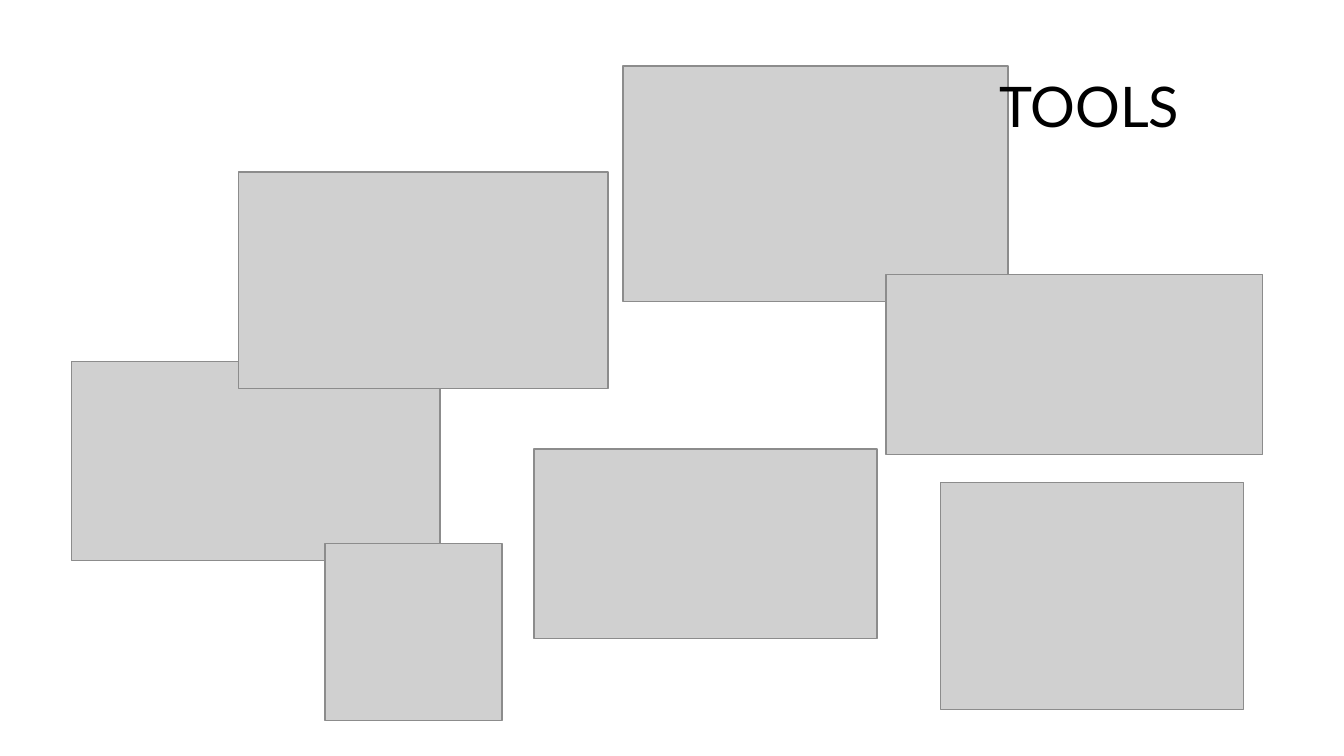
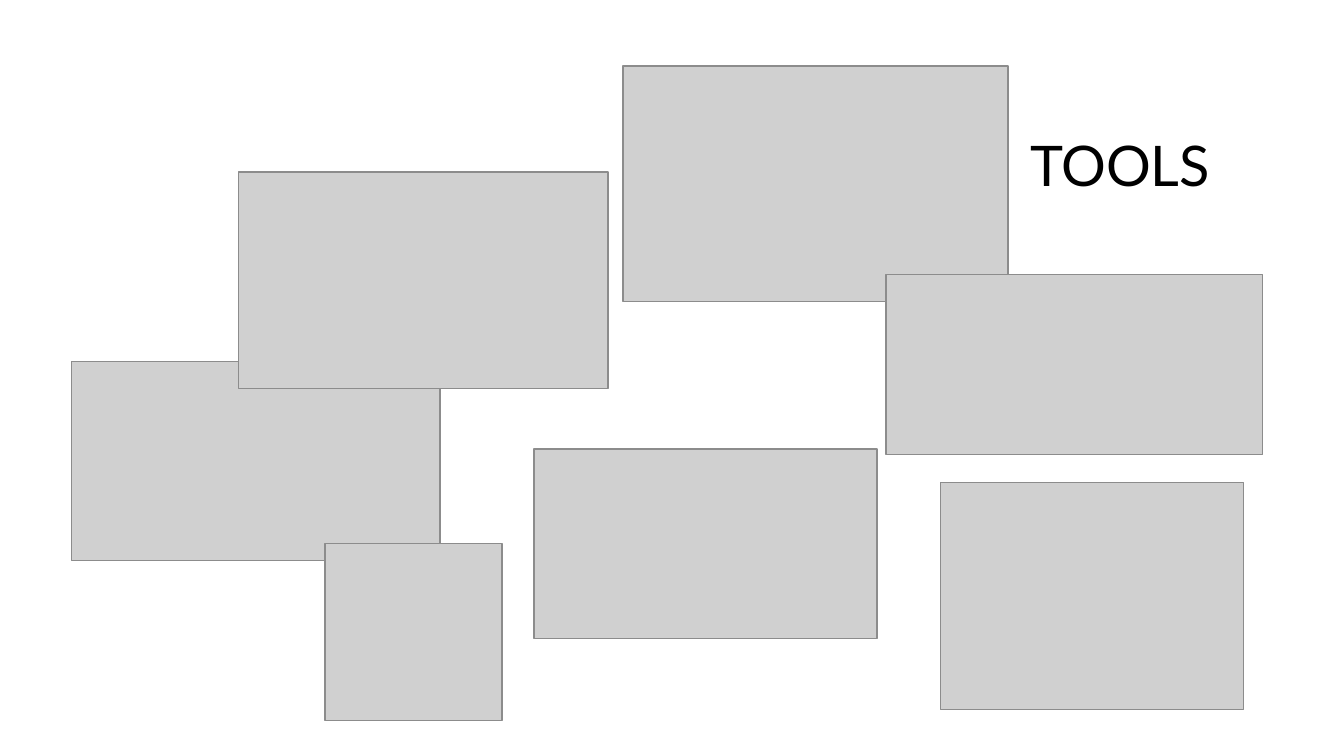
Before and after one commit to ssb91/Week_10-11_project, a slide deck: slide 4 of group project/Group Project QA Cinema System.pptx. Drawn at 1344x756 pixels with LibreOffice and Linux fonts; fonts in the diff are those of the drawing; grey boxes stand for pictures; background and template pictures are left out. Boxes give left, top, right and bottom in pixels: in the first picture for what was removed or moved away, otherwise in the second. Text is boxed around its words. In the diff, an @@ line names an element or a change of style, - is before the commit and + after.

```diff
--- a/group project/Group Project QA Cinema System.pptx
+++ b/group project/Group Project QA Cinema System.pptx
@@ title "TOOLS" rewrapped from <box>999,79,1179,138</box> to <box>1030,145,1210,187</box> @@
```
Also in this commit, not shown: 3 other slides changed.
